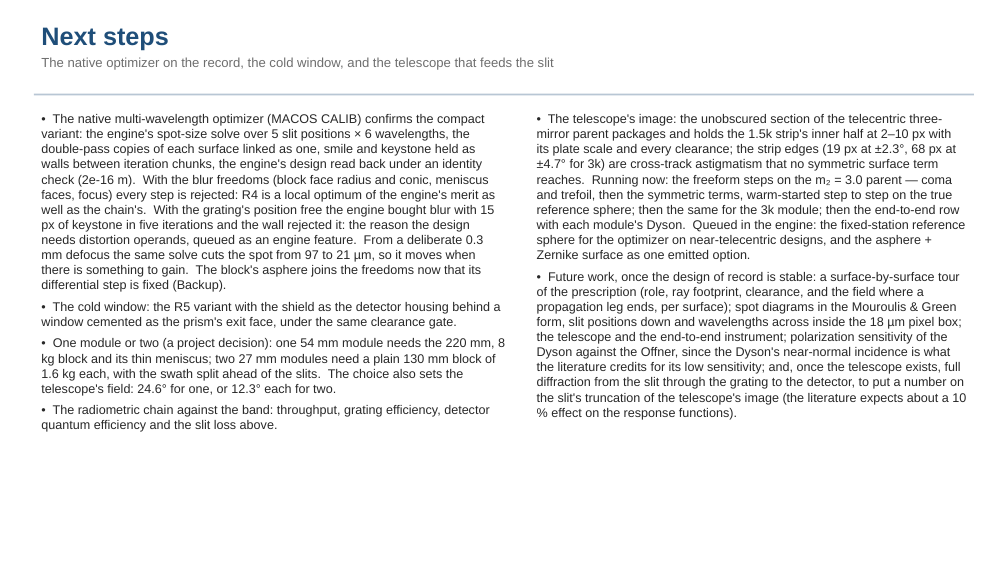
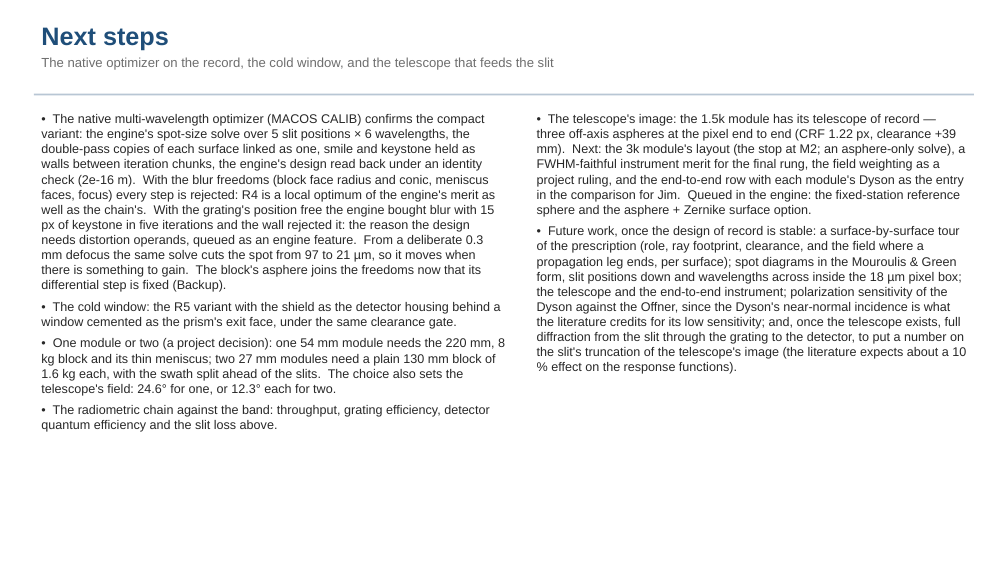
Before and after one commit to nasa-jpl/macos, a slide deck: slide 31 of demo_session/deck_dyson.pptx. Drawn at 1008x567 pixels with LibreOffice and Linux fonts; fonts in the diff are those of the drawing. Boxes give left, top, right and bottom in pixels: in the first picture for what was removed or moved away, otherwise in the second. Text is boxed around its words. In the diff, an @@ line names an element or a change of style, - is before the commit and + after.

```diff
--- a/demo_session/deck_dyson.pptx
+++ b/demo_session/deck_dyson.pptx
@@ text at (x1=537, y1=114, x2=965, y2=217): text changed @@
-• The telescope's image: the unobscured section of the telecentric three-mirror parent packages and holds the 1.5k strip's inner half at 2–10 px with its plate scale and every clearance; the strip edges (19 px at ±2.3°, 68 px at ±4.7° for 3k) are cross-track astigmatism that no symmetric surface term reaches. Running now: the freeform steps on the m₂ = 3.0 parent — coma and trefoil, then the symmetric terms, warm-started step to step on the true reference sphere; then the same for the 3k module; then the end-to-end row with each module's Dyson. Queued in the engine: the fixed-station reference sphere for the optimizer on near-telecentric designs, and the asphere + Zernike surface as one emitted option.
+• The telescope's image: the 1.5k module has its telescope of record — three off-axis aspheres at the pixel end to end (CRF 1.22 px, clearance +39 mm). Next: the 3k module's layout (the stop at M2; an asphere-only solve), a FWHM-faithful instrument merit for the final rung, the field weighting as a project ruling, and the end-to-end row with each module's Dyson as the entry in the comparison for Jim. Queued in the engine: the fixed-station reference sphere and the asphere + Zernike surface option.
```
Also in this commit, not shown: 2 other slides changed, 3 other files.
